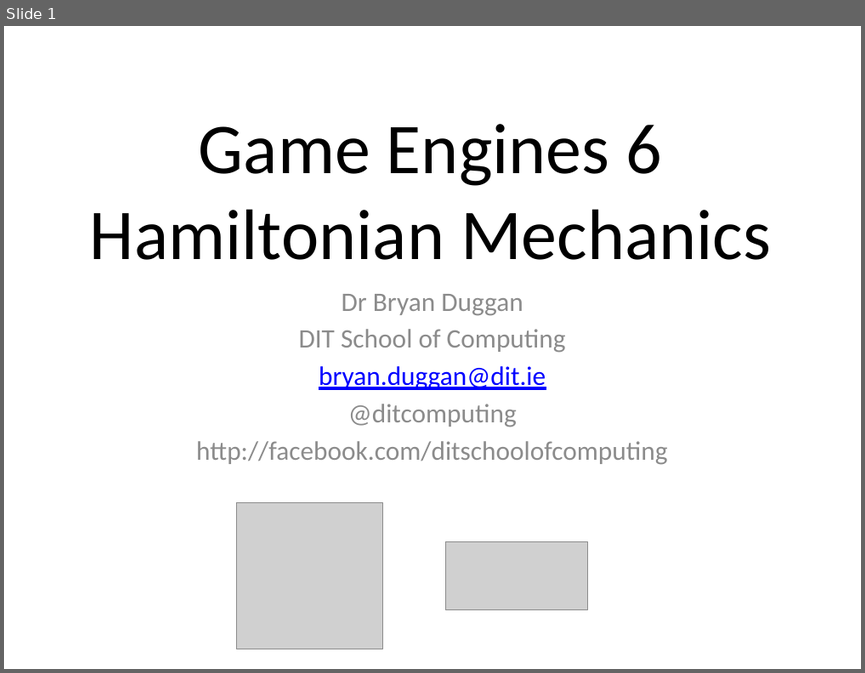
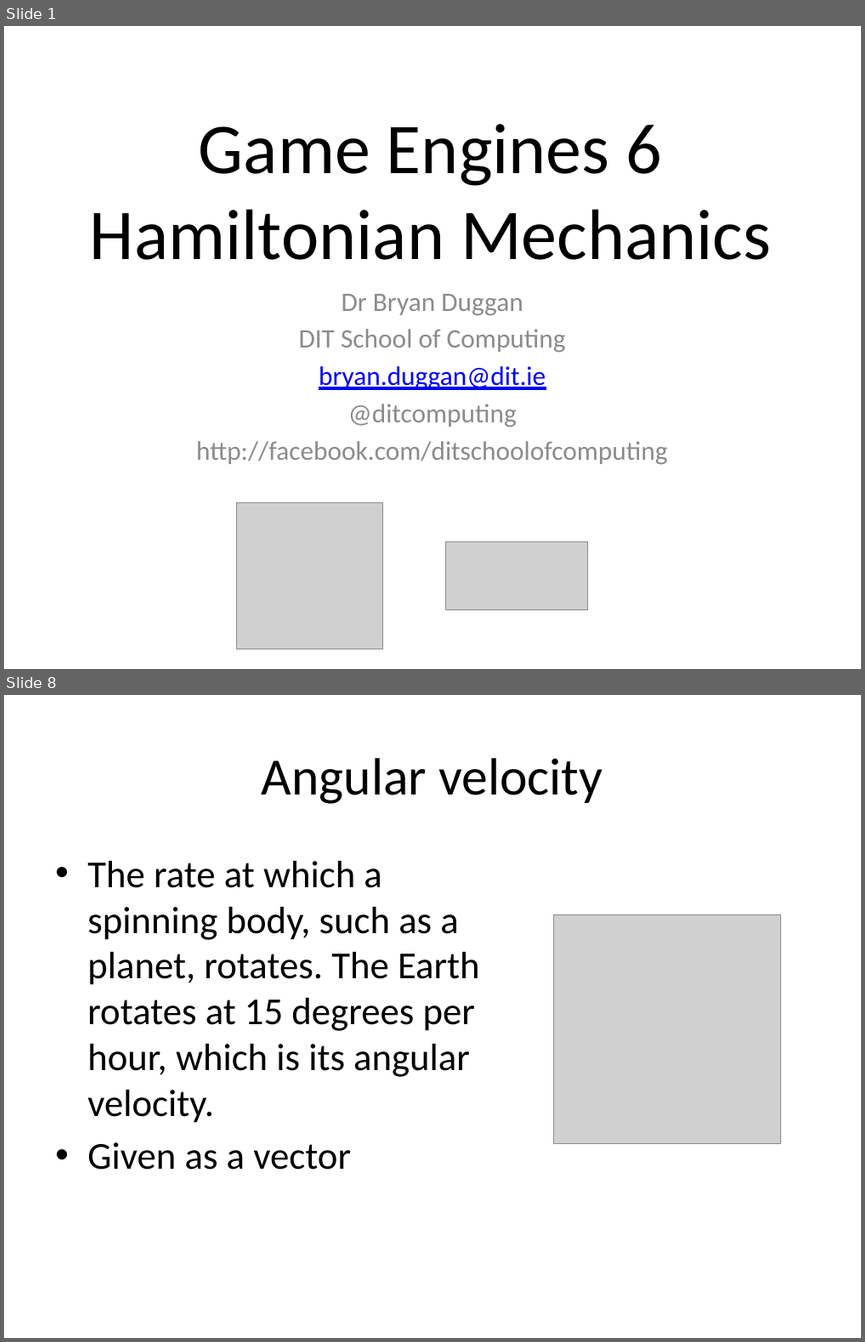
Before and after one commit to skooter500/BGE-V1, a slide deck: Lectures/Game Engines 7.pptx. Shown one above the other, each under a label of ours: slide 1 before the commit, slides 1 and 8 after it; the slides between them are not shown. The pictures are 865x673 and 865x1342 pixels, drawn with LibreOffice and Linux fonts; fonts in the diff are those of the drawing; grey boxes stand for pictures; background and template pictures are left out. Boxes give left, top, right and bottom in pixels: in the first picture for what was removed or moved away, otherwise in the second. Text is boxed around its words. In the diff, an @@ line names an element or a change of style, - is before the commit and + after.

```diff
--- a/Lectures/Game Engines 7.pptx
+++ b/Lectures/Game Engines 7.pptx
@@ slide 8 added at box(4, 695, 861, 1338), background #FFFFFF @@
@@ title added at box(262, 758, 602, 804), 44 pt, text #000000 @@
+Angular velocity
@@ text added at box(87, 861, 480, 1169), 32 pt, text #000000 @@
+• The rate at which a spinning body, such as a planet, rotates. The Earth rotates at 15 degrees per hour, which is its angular velocity.
+• Given as a vector
@@ picture added at box(554, 915, 781, 1144) @@
```
Also in this commit, not shown: 18 other slides added, 1 other file.
